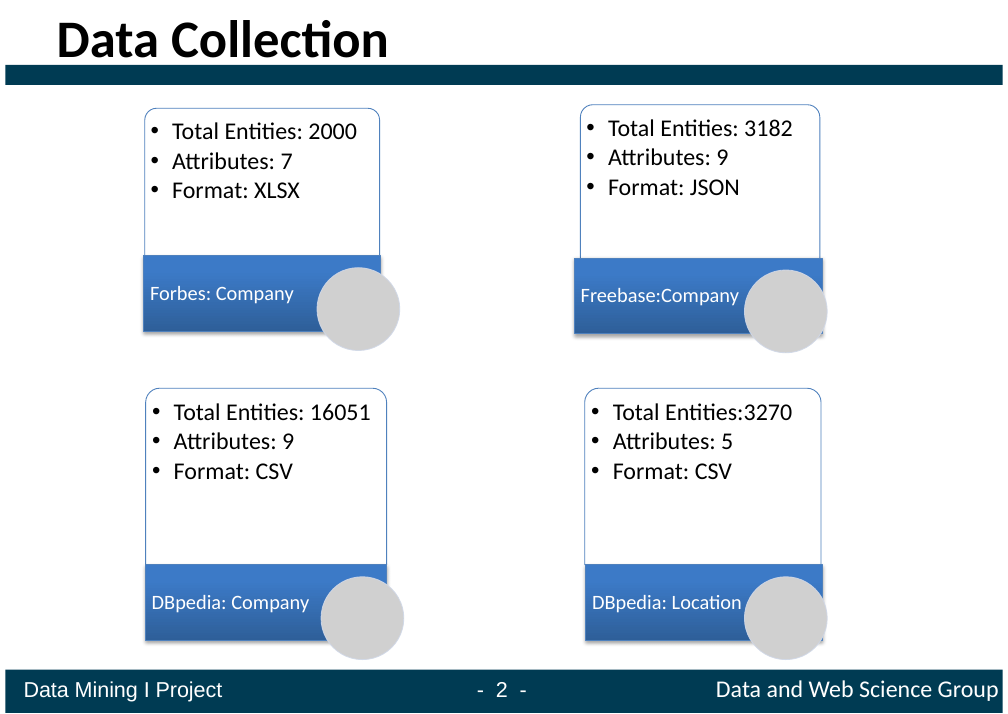
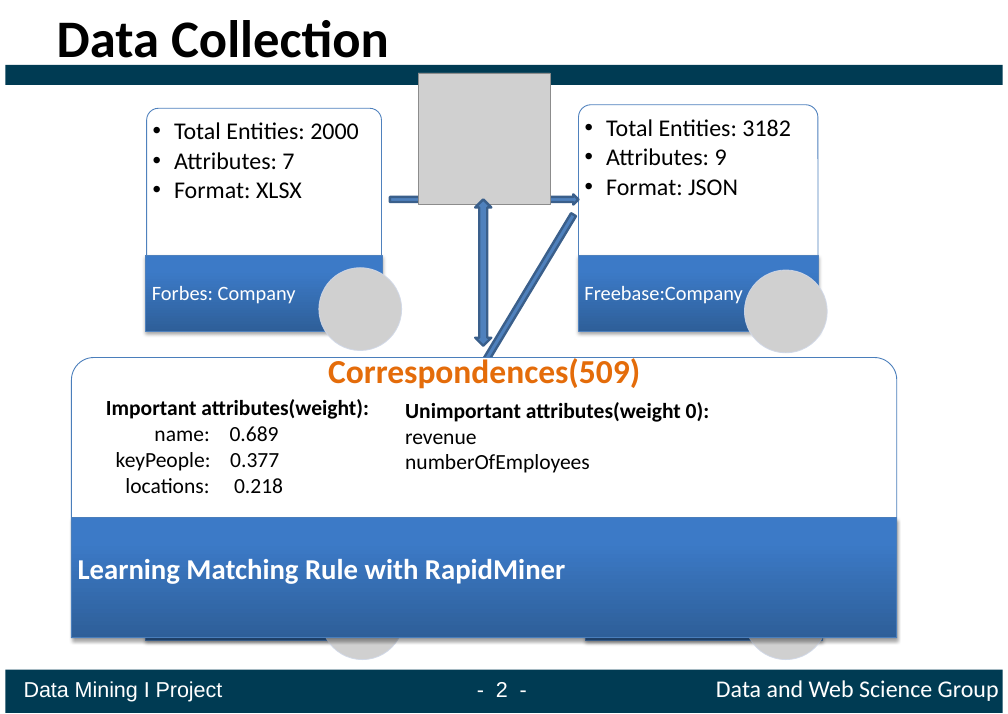
Before and after one commit to ofrendo/WebDataIntegration, a slide deck: slide 9 of presentation/Presentation_template.pptx (slide 4 before the commit). Drawn at 1008x714 pixels with LibreOffice and Linux fonts; fonts in the diff are those of the drawing; grey boxes stand for pictures. Boxes give left, top, right and bottom in pixels: in the first picture for what was removed or moved away, otherwise in the second. Text is boxed around its words. In the diff, an @@ line names an element or a change of style, - is before the commit and + after.

Commit message:
slides

```diff
--- a/presentation/Presentation_template.pptx
+++ b/presentation/Presentation_template.pptx
@@ picture added at (418, 73, 550, 205) @@
@@ right arrow added at (390, 194, 579, 204), fill #4F81BD, outline #3A5F8C 2 pt @@
@@ up down arrow added at (475, 199, 491, 346), fill #4F81BD, outline #3A5F8C 2 pt @@
@@ right arrow added at (389, 212, 579, 517), fill #4F81BD, outline #3A5F8C 2 pt @@
@@ rectangle: place and size @@
-rectangle at (575, 258, 823, 334)
+rectangle at (579, 255, 819, 331)
@@ round same rect added at (72, 357, 898, 637), fill #FFFFFF at 90% opacity, outline #4B7EBC 0.75 pt, 18 pt, text #000000 @@
+Important attributes(weight):
+name: 0.689
+keyPeople: 0.377
+locations: 0.218
@@ text added at (328, 356, 640, 389), 28 pt, text #E46C0A, bold @@
+Correspondences(509)
@@ text added at (405, 402, 710, 473), 18 pt, text #000000, bold @@
+Unimportant attributes(weight 0):
+revenue
+numberOfEmployees
@@ rectangle added at (72, 517, 898, 638), fill gradient #2F5F99 to #3D7CC7 to #3A7CCB, outline #4B7EBC 0.75 pt @@
@@ right arrow added at (390, 524, 579, 535), fill #4F81BD, outline #3A5F8C 2 pt @@
@@ text added at (78, 559, 565, 584), 24 pt, text #FFFFFF, bold @@
+Learning Matching Rule with RapidMiner
@@ text removed at (152, 595, 309, 613) @@
-DBpedia: Company
@@ text removed at (592, 595, 742, 613) @@
-DBpedia: Location
```
Also in this commit, not shown: 5 other slides changed.
